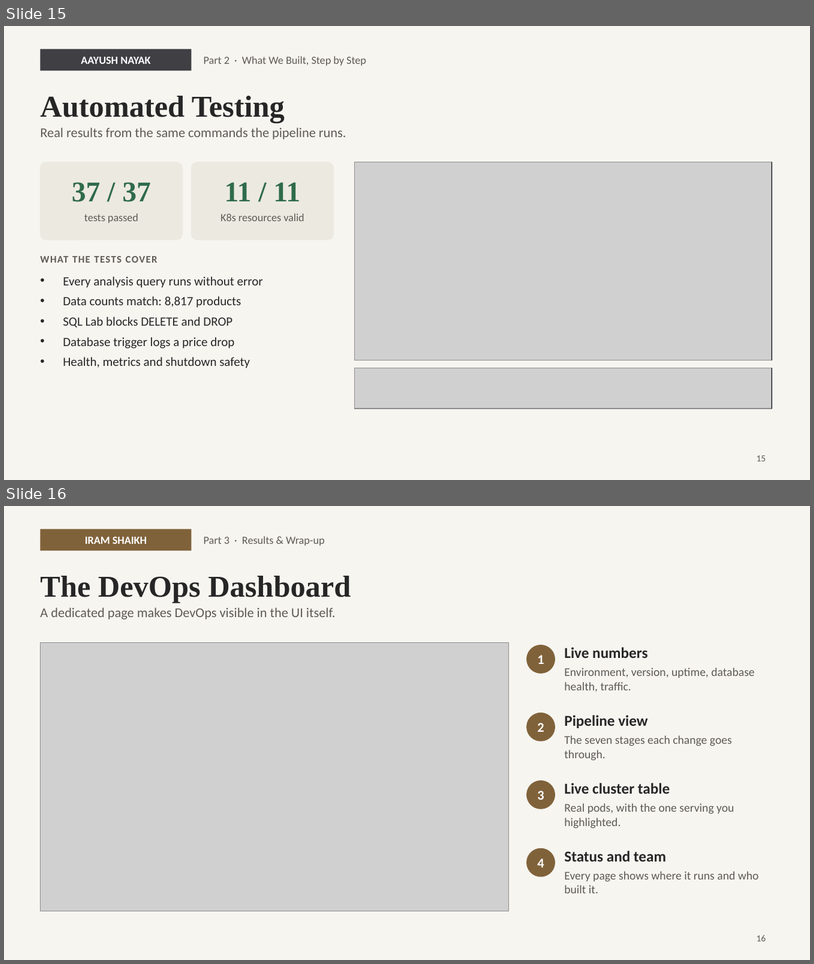
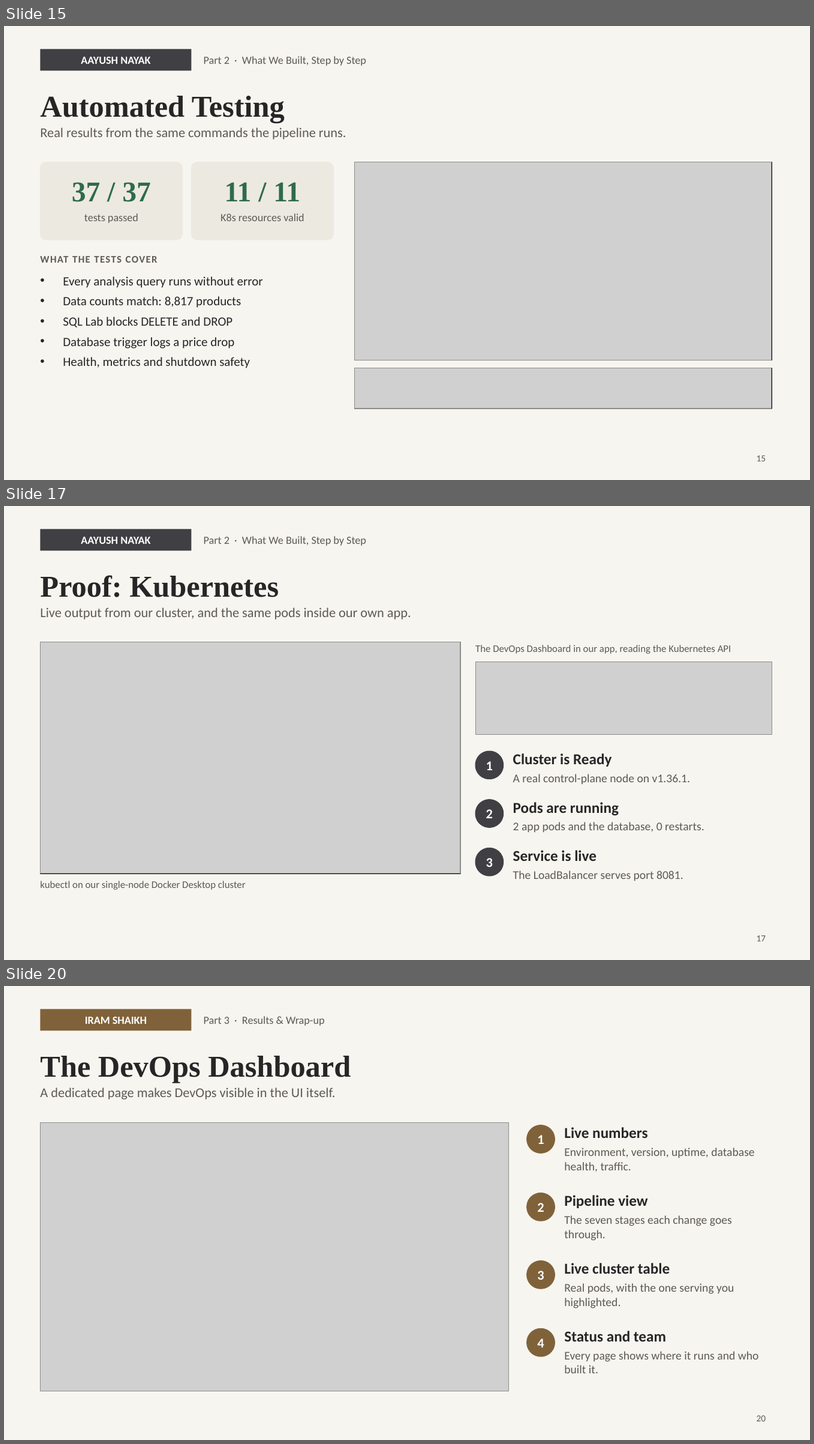
Before and after one commit to aayushhn123/Devops_Project_Sem_11, a slide deck: presentation/PriceScope_DevOps_Presentation.pptx. Shown one above the other, each under a label of ours: slides 15 and 16 before the commit, slides 15, 17 and 20 after it; the slides between them are not shown. The pictures are 814x964 and 814x1444 pixels, drawn with LibreOffice and Linux fonts; fonts in the diff are those of the drawing; grey boxes stand for pictures; background and template pictures are left out. Boxes give left, top, right and bottom in pixels: in the first picture for what was removed or moved away, otherwise in the second. Text is boxed around its words. In the diff, an @@ line names an element or a change of style, - is before the commit and + after.

```diff
--- a/presentation/PriceScope_DevOps_Presentation.pptx
+++ b/presentation/PriceScope_DevOps_Presentation.pptx
@@ slide 17 added at bbox=[4, 506, 810, 960], background #F6F5F0; not listed: 3 template elements that a slide beside it also shows @@
@@ title added at bbox=[40, 575, 279, 597], 36 pt, text #262626, bold @@
+Proof: Kubernetes
@@ text added at bbox=[40, 607, 411, 619], 16 pt, text #5E5A55 @@
+Live output from our cluster, and the same pods inside our own app.
@@ rectangle added at bbox=[40, 642, 461, 873], fill #0C0F16, outline #0C0F16 1 pt @@
@@ picture added at bbox=[40, 642, 461, 873] @@
@@ text added at bbox=[476, 645, 732, 654], 12 pt, text #5E5A55 @@
+The DevOps Dashboard in our app, reading the Kubernetes API
@@ picture added at bbox=[476, 661, 772, 734] @@
@@ ellipse added at bbox=[476, 751, 504, 779], fill #3F3F44, outline #3F3F44 1 pt @@
@@ text added at bbox=[513, 753, 612, 766], 18 pt, text #262626, bold @@
+Cluster is Ready
@@ text added at bbox=[486, 761, 493, 770], 16 pt, text #FFFFFF, bold @@
+1
@@ text added at bbox=[513, 774, 690, 784], 14 pt, text #5E5A55 @@
+A real control-plane node on v1.36.1.
@@ ellipse added at bbox=[476, 799, 504, 827], fill #3F3F44, outline #3F3F44 1 pt @@
@@ text added at bbox=[486, 809, 493, 818], 16 pt, text #FFFFFF, bold @@
+2
@@ text added at bbox=[513, 802, 619, 816], 18 pt, text #262626, bold @@
+Pods are running
@@ text added at bbox=[513, 822, 705, 832], 14 pt, text #5E5A55 @@
+2 app pods and the database, 0 restarts.
@@ ellipse added at bbox=[476, 848, 504, 876], fill #3F3F44, outline #3F3F44 1 pt @@
@@ text added at bbox=[486, 858, 493, 867], 16 pt, text #FFFFFF, bold @@
+3
@@ text added at bbox=[513, 850, 597, 861], 18 pt, text #262626, bold @@
+Service is live
@@ text added at bbox=[40, 880, 246, 889], 12 pt, text #5E5A55 @@
+kubectl on our single-node Docker Desktop cluster
@@ text added at bbox=[513, 870, 684, 880], 14 pt, text #5E5A55 @@
+The LoadBalancer serves port 8081.
@@ page number added at bbox=[757, 935, 767, 941], 11 pt, text #5E5A55 @@
+17
@@ what was slide 16 is now slide 20 @@
@@ page number at bbox=[757, 1415, 767, 1421]: text changed @@
-16
+20
```
Also in this commit, not shown: 4 slides changed, 3 other slides added, 11 other files.
